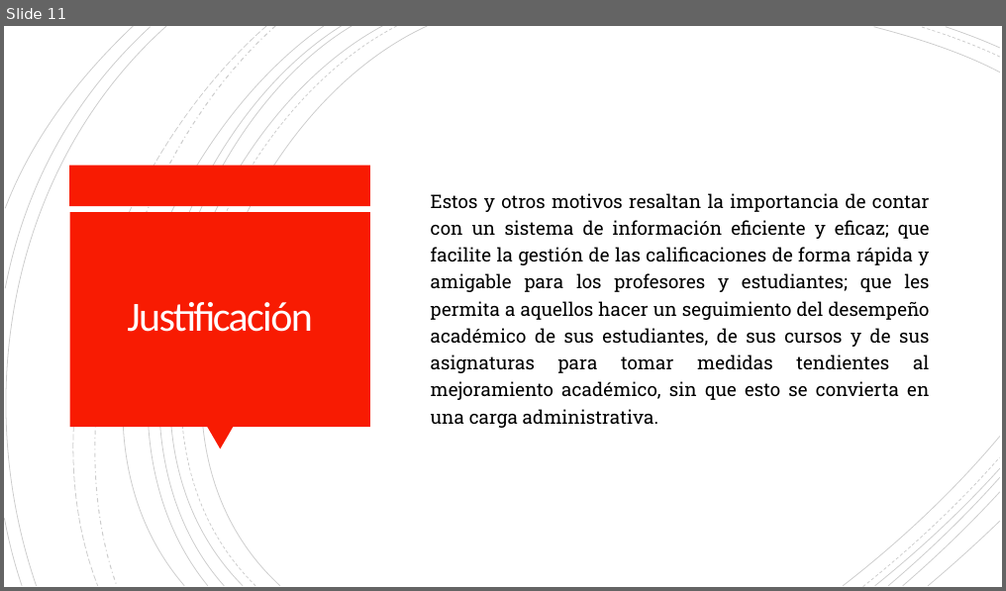
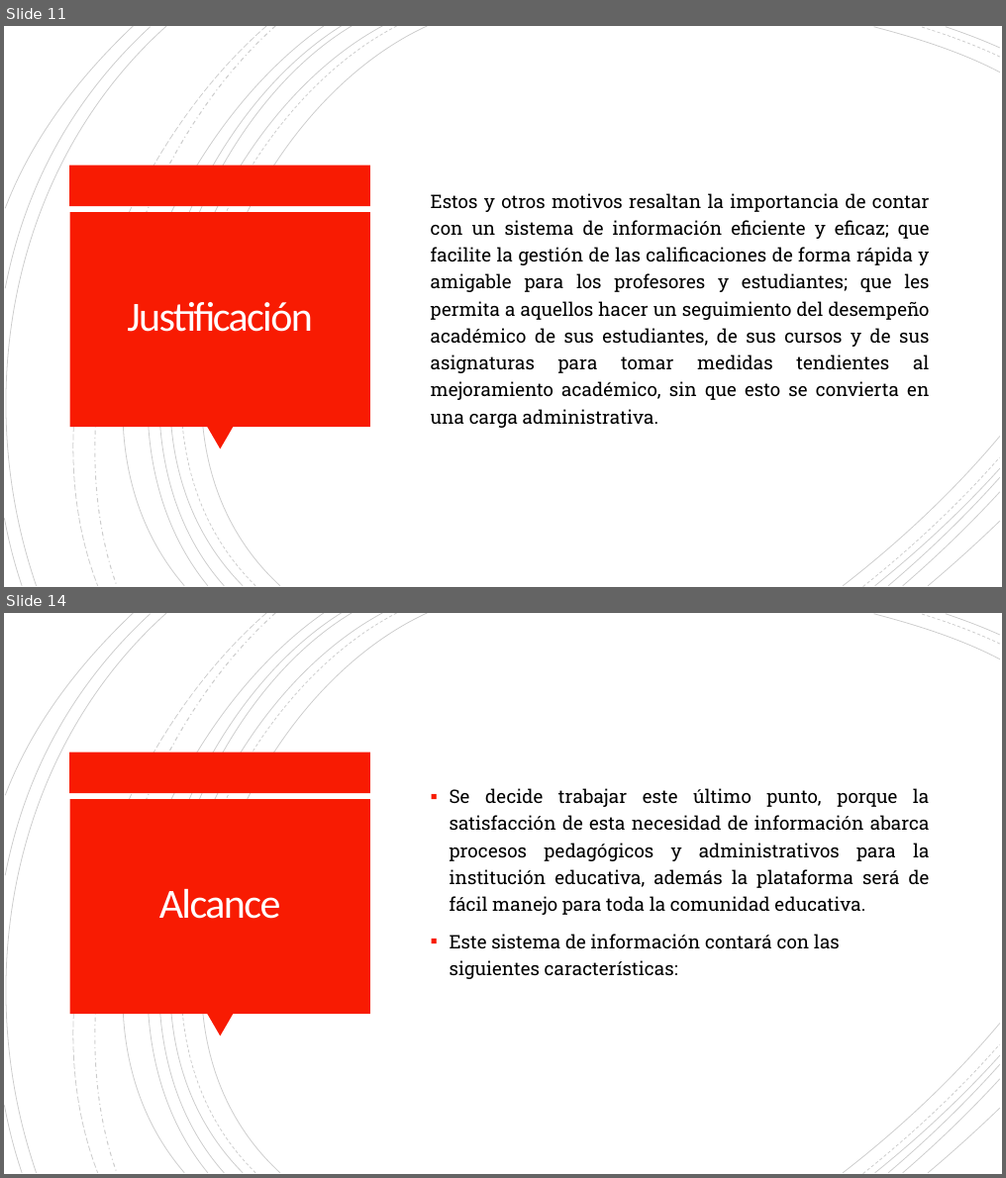
Before and after one commit to Dillan444/PROYECTO_SENA, a slide deck: PLANTEAMIENTO_DEL_PROBLEMA.pptx. Shown one above the other, each under a label of ours: slide 11 before the commit, slides 11 and 14 after it; the slides between them are not shown. The pictures are 1006x591 and 1006x1178 pixels, drawn with LibreOffice and Linux fonts; fonts in the diff are those of the drawing. Boxes give left, top, right and bottom in pixels: in the first picture for what was removed or moved away, otherwise in the second. Text is boxed around its words. In the diff, an @@ line names an element or a change of style, - is before the commit and + after.

```diff
--- a/PLANTEAMIENTO_DEL_PROBLEMA.pptx
+++ b/PLANTEAMIENTO_DEL_PROBLEMA.pptx
@@ slide 14 added at (4, 613, 1002, 1174), background #FFFFFF; not listed: 24 template elements that a slide beside it also shows @@
@@ text added at (450, 788, 930, 979), 18 pt, text #000000 @@
+▪ Se decide trabajar este último punto, porque la satisfacción de esta necesidad de información abarca procesos pedagógicos y administrativos para la institución educativa, además la plataforma será de fácil manejo para toda la comunidad educativa.
+▪ Este sistema de información contará con las siguientes características:
@@ title added at (159, 889, 281, 919), 40 pt, text #FFFEFF @@
+Alcance
```
Also in this commit, not shown: 9 other slides added.
